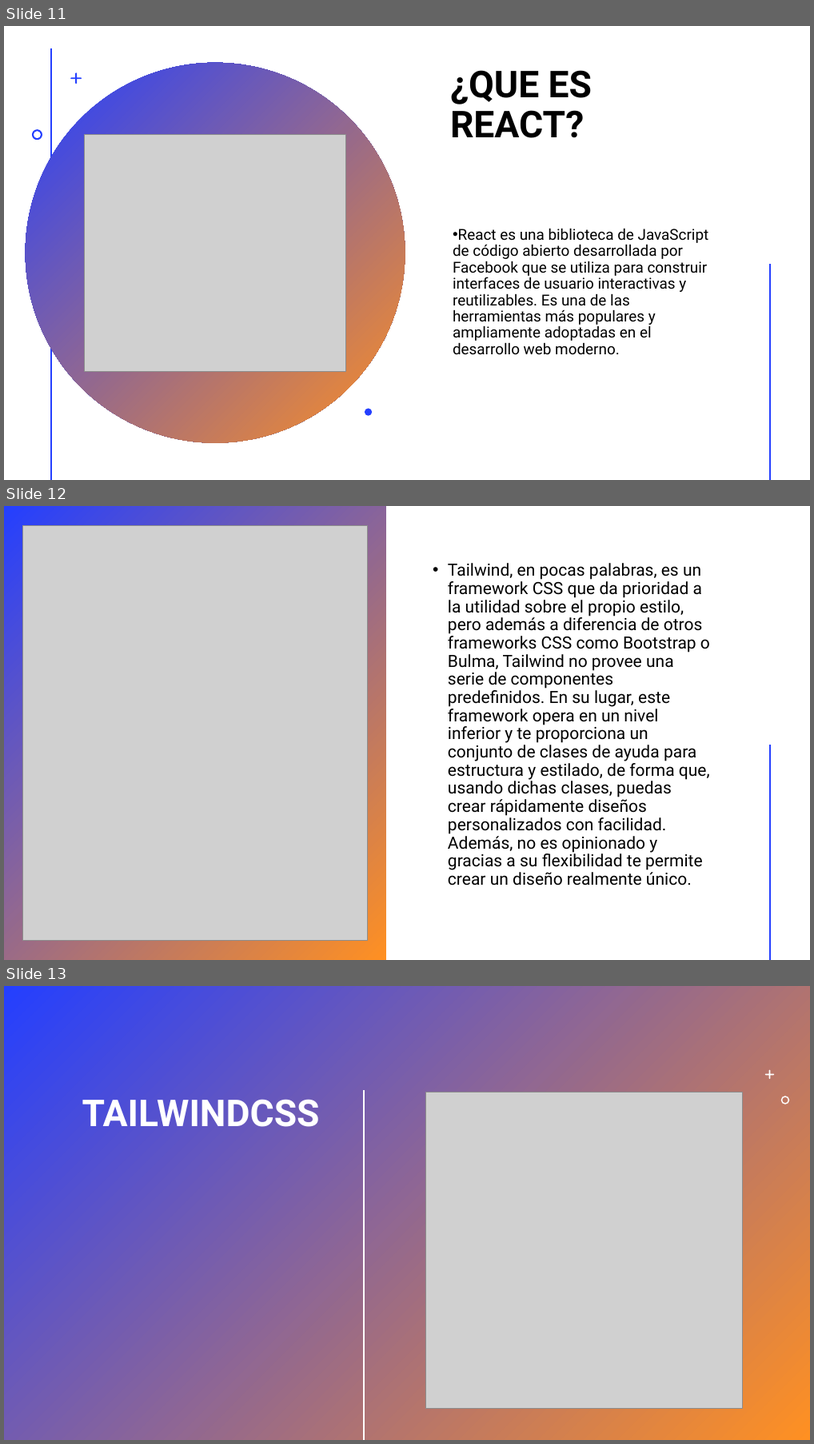
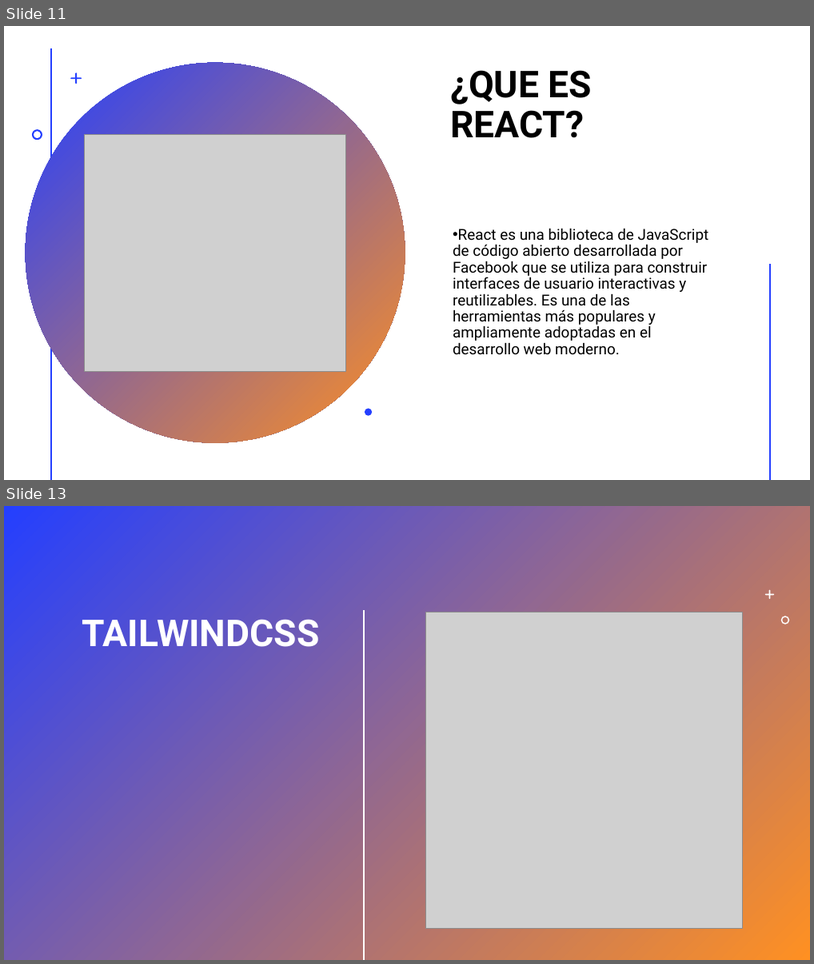
Before and after one commit to zonary123/tienda, a slide deck: Proyecto_CarlosVaralo.pptx. Shown one above the other, each under a label of ours: slides 11, 12 and 13 before the commit, slides 11 and 13 after it; the slides between them are not shown. The pictures are 814x1444 and 814x964 pixels, drawn with LibreOffice and Linux fonts; fonts in the diff are those of the drawing; grey boxes stand for pictures. Boxes give left, top, right and bottom in pixels: in the first picture for what was removed or moved away, otherwise in the second. Text is boxed around its words. In the diff, an @@ line names an element or a change of style, - is before the commit and + after.

```diff
--- a/Proyecto_CarlosVaralo.pptx
+++ b/Proyecto_CarlosVaralo.pptx
@@ slide 12 removed at (4,506,810,960), background #FFFFFF; not listed: 1 template element that a slide beside it also shows @@
@@ rectangle removed at (4,506,386,960) @@
@@ picture removed at (22,526,368,940) @@
@@ text removed at (448,563,710,885) @@
-• Tailwind, en pocas palabras, es un framework CSS que da prioridad a la utilidad sobre el propio estilo, pero además a diferencia de otros frameworks CSS como Bootstrap o Bulma, Tailwind no provee una serie de componentes predefinidos. En su lugar, este framework opera en un nivel inferior y te proporciona un conjunto de clases de ayuda para estructura y estilado, de forma que, usando dichas clases, puedas crear rápidamente diseños personalizados con facilidad. Además, no es opinionado y gracias a su flexibilidad te permite crear un diseño realmente único.
@@ line removed from (770, 745) to (770, 960) @@
```
Also in this commit, not shown: 6 slides changed, 7 slides added, 2 other files.
